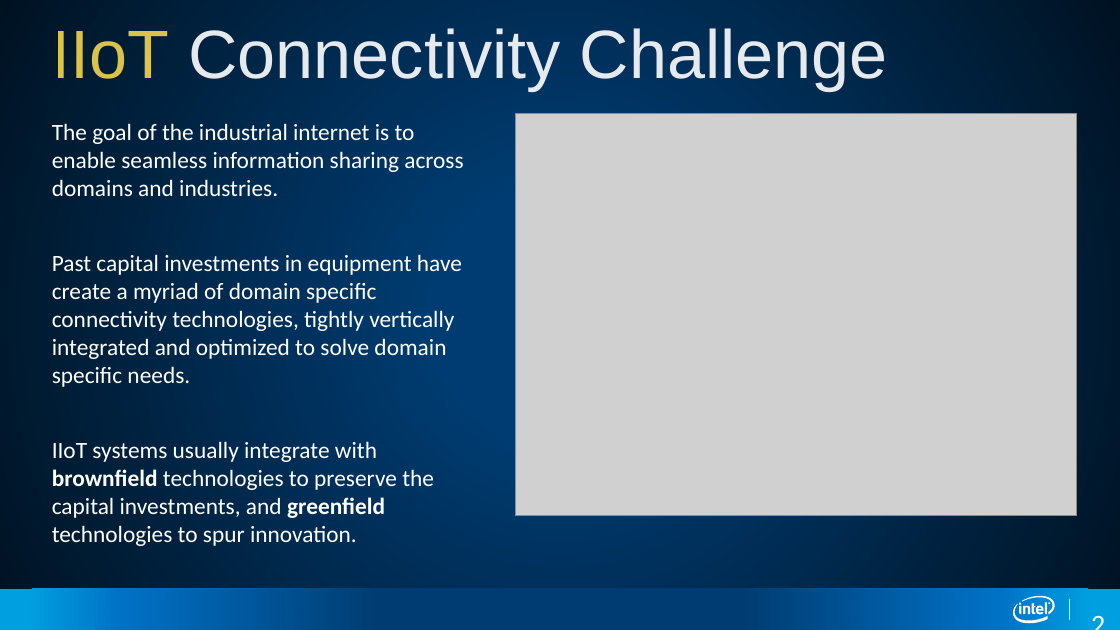
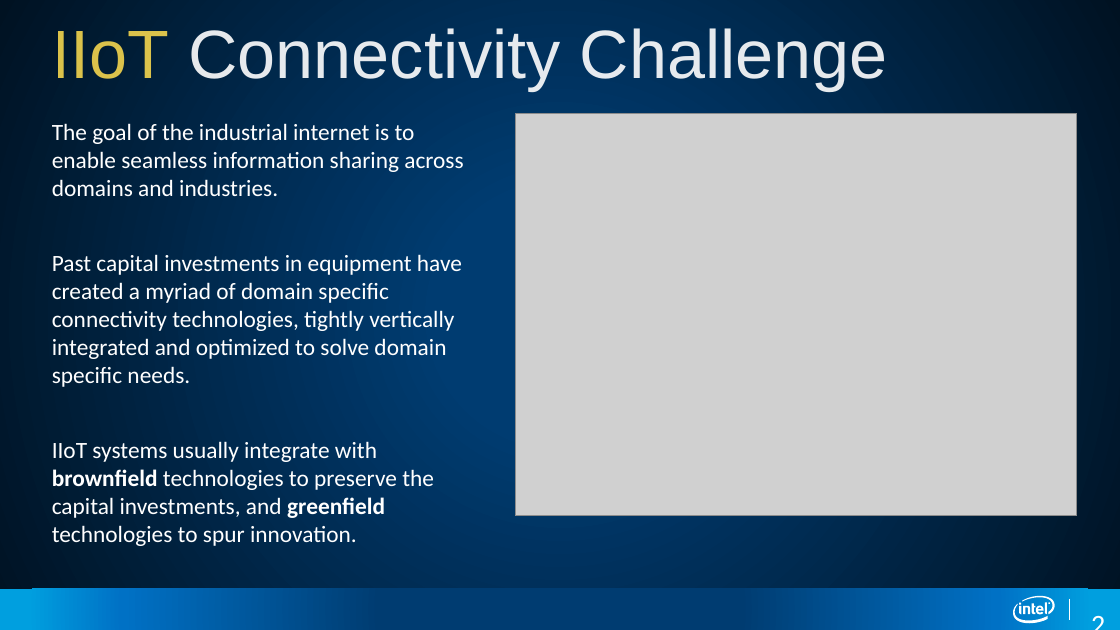
Before and after one commit to SSG-DRD-IOT/Industrial-IoT-Workshop, a slide deck: slide 2 of presentations/04-Industrial-Protocols.pptx. Drawn at 1120x630 pixels with LibreOffice and Linux fonts; fonts in the diff are those of the drawing; grey boxes stand for pictures. Boxes give left, top, right and bottom in pixels: in the first picture for what was removed or moved away, otherwise in the second. Text is boxed around its words. In the diff, an @@ line names an element or a change of style, - is before the commit and + after.

Commit message:
Updates to the Presentations

```diff
--- a/presentations/04-Industrial-Protocols.pptx
+++ b/presentations/04-Industrial-Protocols.pptx
@@ text at bbox=[52, 254, 462, 387]: text changed @@
-Past capital investments in equipment have create a myriad of domain specific connectivity technologies, tightly vertically integrated and optimized to solve domain specific needs.
+Past capital investments in equipment have created a myriad of domain specific connectivity technologies, tightly vertically integrated and optimized to solve domain specific needs.
```
Also in this commit, not shown: 1 other slide changed, 2 other files.
